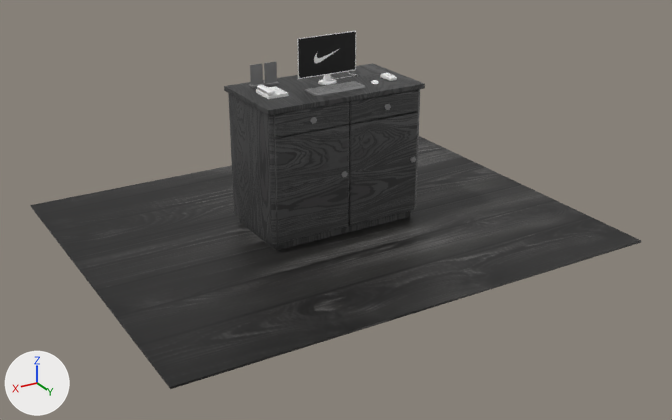
An edit to the FBX model bin/models/ModelsMall/SalaNike/cajaCobro.fbx, drawn before and after from the same camera.
Camera for both pictures: a 50 mm camera at (3.12, 7.89, 3.49) aimed at (-0.19, 2.38, 0.73). The axes (+X, +Y, +Z) are drawn at lower left. The lights are the same throughout. Where no turn or scale is listed for an object, it has been applied to the vertices.

The first picture shows 'diannao_pingmu', 'ditan', 'erweima', 'zhuozi_dalishi', 'zhuozi_mutou'.
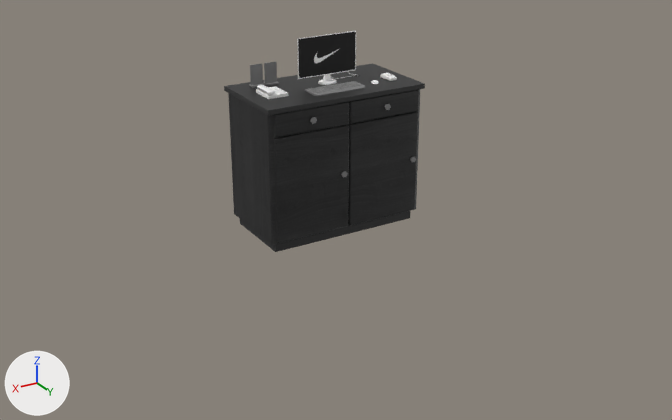
What differs and where, as boxes (x1, y1, x2, y2) in the pictures (672 x 420 px):
'ditan', deleted (black): before (31, 136, 641, 389)

The change in detail:
Object 'ditan' (ob_ditan) is deleted.
